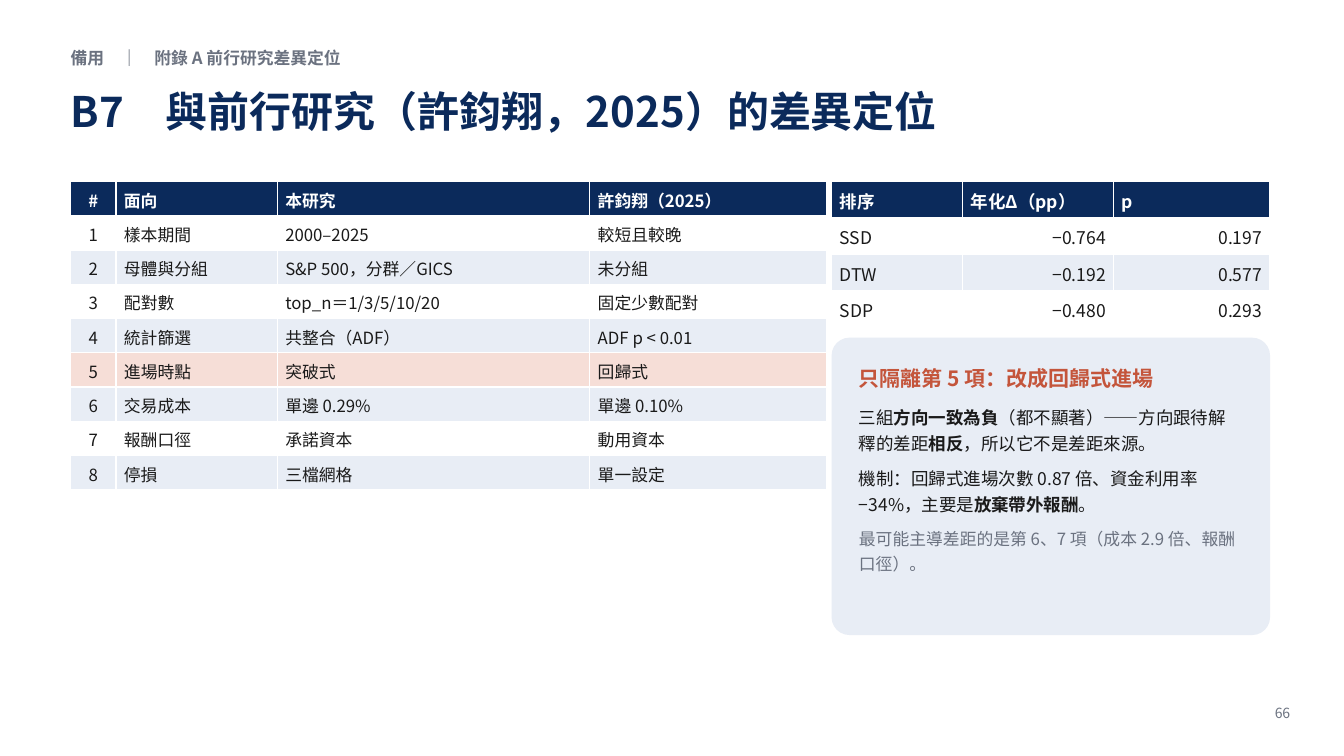
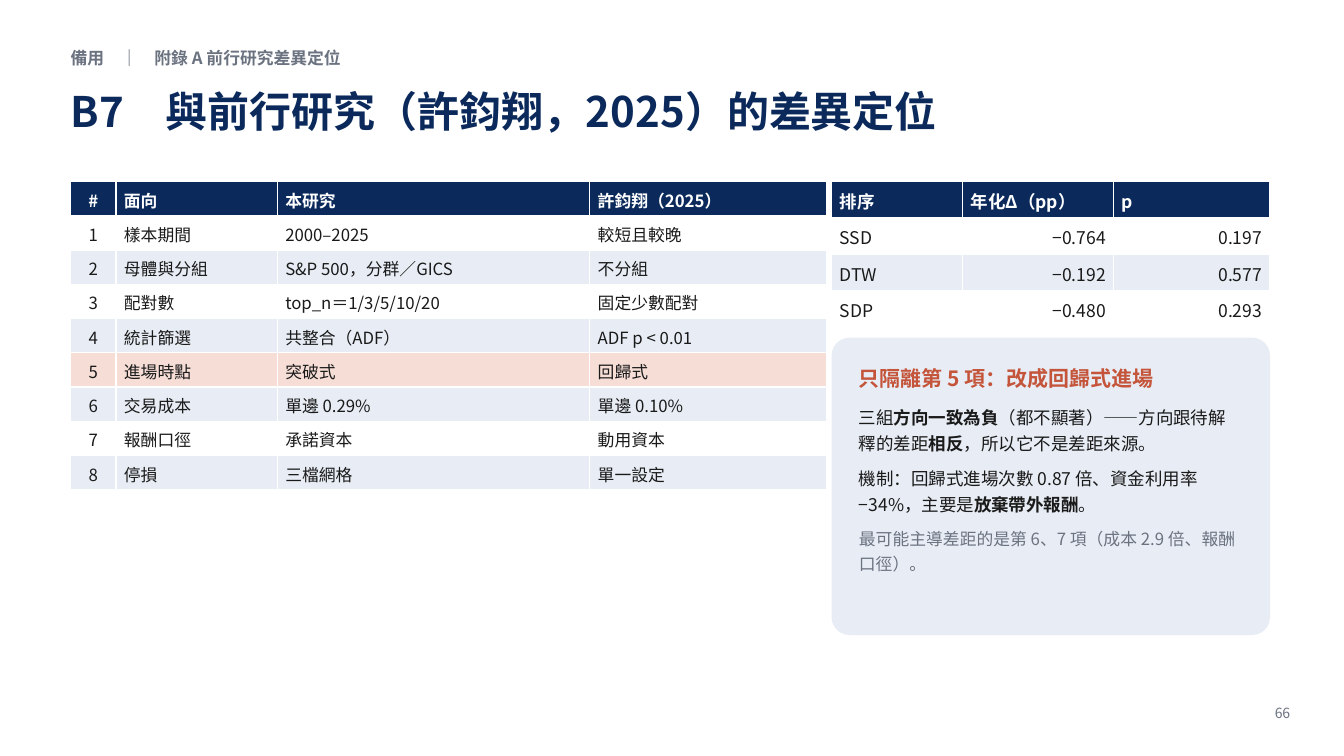
Before and after one commit to LerajieAsta/pairtrade_trainingproject, a slide deck: slide 66 of thesis/1150922_60min.pptx. Drawn at 1344x756 pixels with LibreOffice and Linux fonts; fonts in the diff are those of the drawing. Boxes give left, top, right and bottom in pixels: in the first picture for what was removed or moved away, otherwise in the second. Text is boxed around its words. In the diff, an @@ line names an element or a change of style, - is before the commit and + after.

```diff
--- a/thesis/1150922_60min.pptx
+++ b/thesis/1150922_60min.pptx
@@ table at [71, 181, 827, 490] @@
-row 3, column 4: 未分組
+row 3, column 4: 不分組
```
Also in this commit, not shown: 2 other slides changed, 13 other files.
